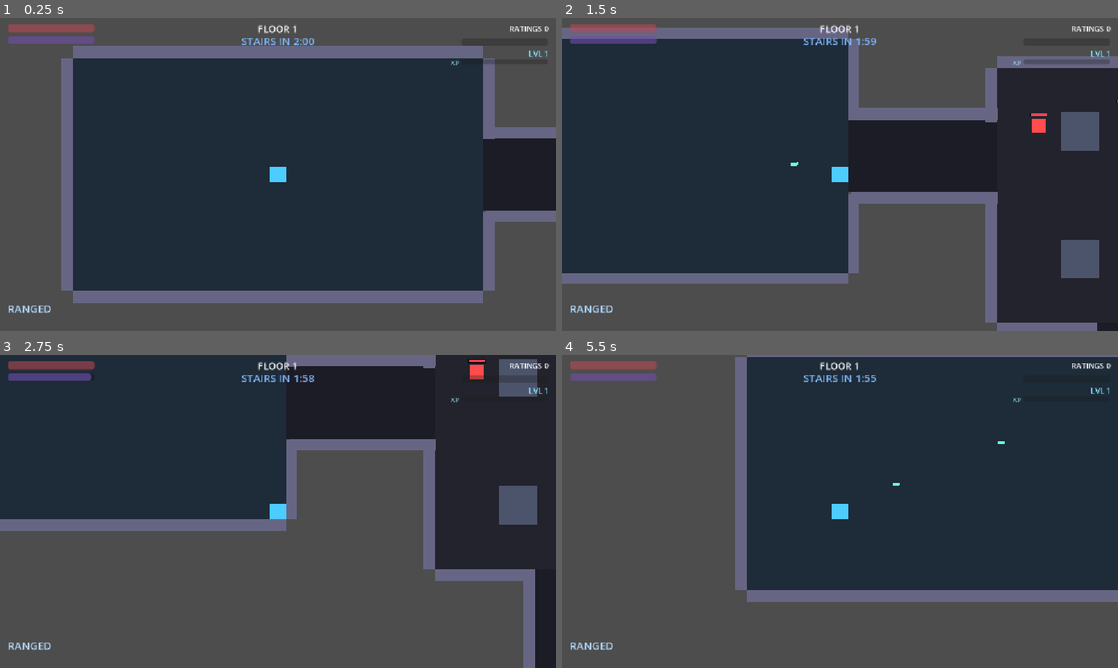
Above: before the commit, frames 1-4 (two rows, left to right).
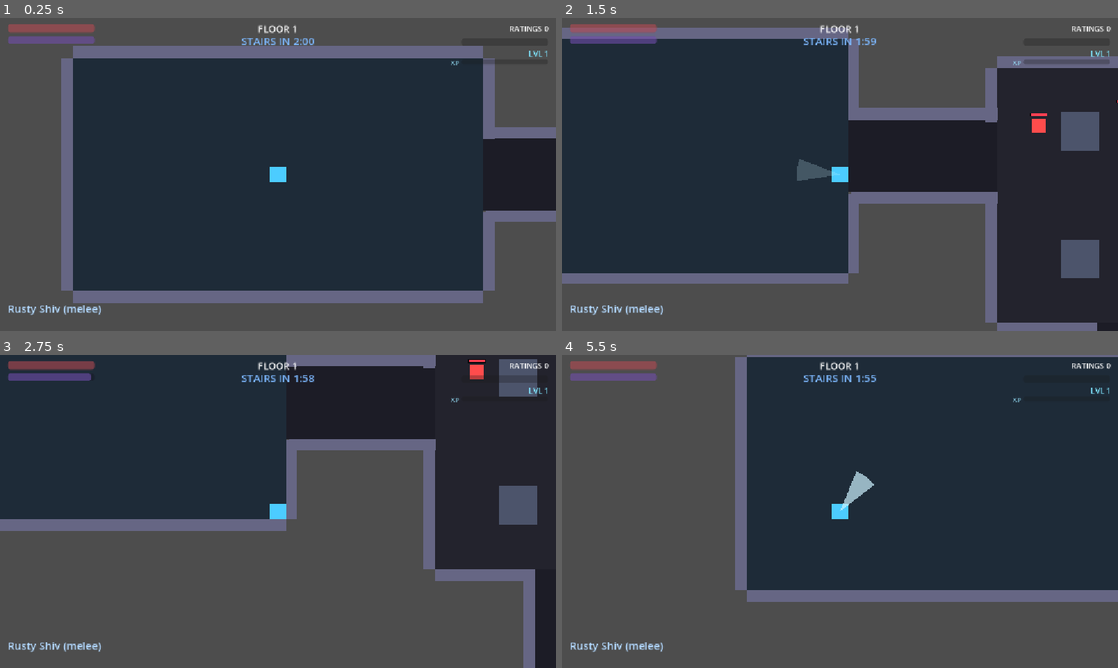
Above: after the commit, the same moments.

Repository: nderman/dungeon-grinder-cal
Game: Godot game, scene res://Floor.tscn
Same seed, same stepped clock (60 frames per second), same inputs: the game is played once before the commit and once after it.
Inputs (mouse positions are in pixels of both pictures, inside the frame that each line leads up to):
- Up to frame 1 (0.25 s): no input
- Up to frame 2 (1.5 s): tap Enter (ui_accept) at 0.5, 0.77, 1.07 s; move the mouse to (962, 158) at 0.52 s; hold D (move_right) 0.53-1.28 s; hold Space (dash) 0.53-1.28 s; click (962, 158) at 0.8 s; move the mouse to (728, 190) at 1.27 s; hold S (move_down) from 1.28 s (still down); click (728, 190) at 1.35 s
- Up to frame 3 (2.75 s): tap Enter (ui_accept) at 1.52, 1.82 s; tap E (interact) at 1.55 s; move the mouse to (333, 442) at 2.02 s; release S (move_down) at 2.03 s; hold D (move_right) from 2.03 s (still down); hold E (interact) from 2.03 s (still down); tap Q (nano) at 2.3 s
- Up to frame 4 (5.5 s): tap Enter (ui_accept) at 2.75, 3.02, 3.32, 3.77, 3.8, 4.07, 4.35, 4.52, 4.82 s; move the mouse to (812, 574) at 2.77 s; release D (move_right) at 2.78 s; release E (interact) at 2.78 s; hold W (move_up) 2.78-3.53 s; tap Q (nano) at 2.85 s; right-click (812, 574) at 3.05 s; move the mouse to (1006, 558) at 3.52 s; hold Right mouse button (swap_weapon) 3.53-4.28 s; hold A (move_left) 3.53-5.03 s; move the mouse to (673, 464) at 4.27 s; tap Space (dash) at 4.55 s; move the mouse to (867, 511) at 5.02 s; press the mouse at (867, 511) at 5.03 s; hold S (move_down) from 5.03 s (still down); tap Down (aim_down) at 5.1 s

The runs differ from the first frame. In frame 1, 0.2% of the frame differs, in the area x 2-19%, y 91-95%; in frame 2, 0.5%; in frame 3, 0.2%; in frame 4, 0.5%, in the area x 2-80%, y 27-95%.

Commit message:
Loot Phase 2: weapons as items drive the attack; weapon-gated start
- The equipped Weapon-slot item now drives the primary attack via its `weapon` block
  (type melee/ranged, damage, cooldown, range/arc/knockback, spread). No weapon → Fists.
  STR scales melee, INT scales ranged, DEX tightens the weapon's spread.
- Removed the right-click melee/ranged toggle — your weapon's type IS your mode. Swap
  to ranged by equipping a ranged weapon.
- Weapon-gated start: begin with only a basic Rusty Shiv (melee). Glitch Pistol /
  Scrap SMG / Rail Spike / Cleaver / Pipe Wrench / Golden Toaster drop as loot.
- HUD shows the equipped weapon (name + type) instead of the old mode label.

This also fixes early melee-boss kiting (no ranged until you find one). Validated:
weapon resolution, fists fallback, starting weapon, equip-to-ranged swap.

Co-Authored-By: Claude Opus 4.7 (1M context) <noreply@anthropic.com>

Diff:
--- a/game-client/data/LootData.gd
+++ b/game-client/data/LootData.gd
@@ -25,7 +25,6 @@
 	"mana_battery":        {"name": "Mana Battery",                 "tags": ["INT"],        "min_tier": 0, "kind": "consumable"},
 	"scrap_helm":          {"name": "Scrap Helm",                   "tags": ["CON"],        "min_tier": 0, "slot": "Head"},
 	"grip_gloves":         {"name": "Grip Gloves",                  "tags": ["STR"],        "min_tier": 0, "slot": "Hands"},
-	"rusty_shiv":          {"name": "Rusty Shiv",                   "tags": ["STR"],        "min_tier": 0, "slot": "Weapon"},
 	"spiked_pauldrons":    {"name": "Spiked Pauldrons",             "tags": ["STR"],        "min_tier": 0, "slot": "Chest"},
 	"hype_stim":           {"name": "Hype Stim",                    "tags": ["CHA"],        "min_tier": 0, "slot": "Ring"},
 	"lead_lined_vest":     {"name": "Lead-Lined Vest",              "tags": ["CON"],        "min_tier": 1, "slot": "Chest"},
@@ -34,8 +33,21 @@
 	"static_coil":         {"name": "Static Coil",                  "tags": ["INT"],        "min_tier": 2, "slot": "Ring"},
 	"hazard_boots":        {"name": "Hazard Boots",                 "tags": ["CON", "DEX"], "min_tier": 2, "slot": "Legs"},
 	"gravity_gauntlet":    {"name": "Gravity Gauntlet",             "tags": ["INT"],        "min_tier": 3, "slot": "Hands"},
-	"golden_toaster":      {"name": "God-Emperor's Golden Toaster", "tags": ["INT", "STR"], "min_tier": 4, "slot": "Weapon"},
+	# --- Weapons (the equipped Weapon-slot item drives the attack via its `weapon` block) ---
+	"rusty_shiv":     {"name": "Rusty Shiv",     "tags": ["STR"], "min_tier": 0, "slot": "Weapon", "weapon": {"type": "melee",  "damage": 0.7, "cooldown": 0.40, "range": 90.0, "arc": 120.0, "knock": 40.0}},
+	"pipe_wrench":    {"name": "Pipe Wrench",    "tags": ["STR"], "min_tier": 1, "slot": "Weapon", "weapon": {"type": "melee",  "damage": 1.1, "cooldown": 0.52, "range": 104.0, "arc": 120.0, "knock": 64.0}},
+	"cleaver":        {"name": "Bone Cleaver",   "tags": ["STR"], "min_tier": 2, "slot": "Weapon", "weapon": {"type": "melee",  "damage": 1.7, "cooldown": 0.70, "range": 98.0, "arc": 110.0, "knock": 55.0}},
+	"glitch_pistol":  {"name": "Glitch Pistol",  "tags": ["INT"], "min_tier": 1, "slot": "Weapon", "weapon": {"type": "ranged", "damage": 0.6, "cooldown": 0.28, "spread": 6.0}},
+	"scrap_smg":      {"name": "Scrap SMG",      "tags": ["DEX"], "min_tier": 2, "slot": "Weapon", "weapon": {"type": "ranged", "damage": 0.35, "cooldown": 0.12, "spread": 16.0}},
+	"rail_spike":     {"name": "Rail Spike",     "tags": ["DEX"], "min_tier": 3, "slot": "Weapon", "weapon": {"type": "ranged", "damage": 1.8, "cooldown": 0.85, "spread": 2.0}},
+	"golden_toaster": {"name": "God-Emperor's Golden Toaster", "tags": ["INT", "STR"], "min_tier": 4, "slot": "Weapon", "weapon": {"type": "melee", "damage": 2.6, "cooldown": 0.6, "range": 112.0, "arc": 130.0, "knock": 80.0}},
 }
+
+# The attack you have with no weapon equipped (a weak melee jab). Also the template for `weapon`.
+const FISTS := {"type": "melee", "damage": 0.4, "cooldown": 0.45, "range": 80.0, "arc": 110.0, "knock": 25.0}
+
+func weapon_stats(base: String) -> Dictionary:
+	return ITEMS.get(base, {}).get("weapon", FISTS)
 
 func tier_name(t: int) -> String:
 	return TIER_NAMES[clampi(t, 0, TIER_NAMES.size() - 1)]
@@ -125,10 +137,14 @@
 func instance_name(inst: Dictionary) -> String:
 	return item_name(inst.get("base", ""))
 
-# "+4 STR, +2 INT"
+# "melee 1.7 dmg · +4 STR, +2 INT"  (weapon line first if it's a weapon)
 func instance_desc(inst: Dictionary) -> String:
 	var parts: PackedStringArray = []
+	var base := String(inst.get("base", ""))
+	if ITEMS.get(base, {}).has("weapon"):
+		var w: Dictionary = ITEMS[base]["weapon"]
+		parts.append("%s %.1f dmg" % [w["type"], w["damage"]])
 	var b := instance_bonus(inst)
 	for s in b:
 		parts.append("+%d %s" % [int(b[s]), s])
-	return ", ".join(parts)
+	return " · ".join(parts)
--- a/game-client/entities/player/Player.gd
+++ b/game-client/entities/player/Player.gd
@@ -22,33 +22,20 @@
 var _alive: bool = true   # cleared on death so in-flight coroutines (melee sweep) bail
 var aim_dir: Vector2 = Vector2.RIGHT
 
-# Primary fire: a Glitch Bolt projectile (the universal starter spell).
+# Combat is driven by the EQUIPPED WEAPON (GameManager.equipped["Weapon"] → LootData.weapon_stats).
+# Its `type` (melee/ranged) decides the primary attack; damage/cooldown/range/arc/spread come from
+# the weapon. No weapon → FISTS. STR scales melee, INT scales ranged, DEX tightens spread + i-frames.
 const BOLT_SCENE := preload("res://entities/projectiles/GlitchBolt.tscn")
-@export var fire_cooldown: float = 0.25
 var _can_fire: bool = true
-
-# Melee (STR): a short, strong close-range swing — you must close the gap to use it.
-# Both the damage and the knockback shove scale with STR.
-@export var melee_cooldown: float = 0.5
-const MELEE_RANGE := 96.0
-const MELEE_ARC_DEG := 120.0
-const MELEE_BASE_DMG := 0.5         # hearts, before STR scaling
-const MELEE_DMG_PER_STR := 0.1      # STR 10 → ×2.0 = 1.0 heart
-const MELEE_KNOCK_BASE := 48.0      # px shove on hit
-const MELEE_KNOCK_PER_STR := 4.0    # STR 10 → +40px
 var _can_melee: bool = true
+const MELEE_DMG_PER_STR := 0.1      # +10% melee damage per STR
+const MELEE_KNOCK_PER_STR := 4.0    # +4px knockback per STR
+const RANGED_DMG_PER_INT := 0.05    # +5% ranged damage per INT
+const SPREAD_PER_DEX := 0.9         # DEX tightens the weapon's base spread
+const DASH_IFRAME_PER_DEX := 0.01   # +0.1s i-frames at DEX 10
+const MELEE_SWEEP_TIME := 0.18      # melee hit-sample window (matches the MeleeSwing VFX)
 var _melee_fx: MeleeSwing            # reused sweep VFX, created on spawn
 var _inventory_panel: InventoryPanel  # toggled with the inventory key
-
-# Weapon mode — the PRIMARY attack button performs whichever mode is active, so going
-# melee doesn't change which button you press. Right-click swaps modes.
-enum WeaponMode { RANGED, MELEE }
-var weapon_mode: WeaponMode = WeaponMode.RANGED
-
-# DEX: accuracy (bolt spread shrinks as DEX rises) + dash i-frames (extend with DEX).
-const MAX_SPREAD_DEG := 14.0
-const SPREAD_PER_DEX := 0.9         # DEX ≈ 16 → near-zero spread
-const DASH_IFRAME_PER_DEX := 0.01   # +0.1s i-frames at DEX 10
 
 func _ready() -> void:
 	add_to_group("player")
@@ -120,8 +107,6 @@
 func _unhandled_input(event: InputEvent) -> void:
 	if event.is_action_pressed("dash") and _can_dash:
 		_perform_dash()
-	elif event.is_action_pressed("swap_weapon"):
-		_swap_weapon()
 	elif event.is_action_pressed("use_item"):
 		GameManager.use_consumable()
 	elif event.is_action_pressed("inventory"):
@@ -129,23 +114,18 @@
 	elif event.is_action_pressed("nano"):
 		execute_nano_magic("glitch_bolt")
 
-# The primary attack button fires the ACTIVE weapon mode (each mode self-gates on its
-# own cooldown), so a melee build keeps the same button — it just swings instead of shoots.
+# The equipped weapon's type decides the attack — ranged weapons fire, melee weapons swing.
+func _current_weapon() -> Dictionary:
+	var w: Dictionary = GameManager.equipped.get("Weapon", {})
+	return LootData.weapon_stats(String(w["base"])) if not w.is_empty() else LootData.FISTS
+
 func _primary_attack() -> void:
-	if weapon_mode == WeaponMode.MELEE:
-		if _can_melee:
-			_melee_attack()
-	elif _can_fire:
-		_fire()
-
-func weapon_mode_name() -> String:
-	return "MELEE" if weapon_mode == WeaponMode.MELEE else "RANGED"
-
-func _swap_weapon() -> void:
-	weapon_mode = WeaponMode.RANGED if weapon_mode == WeaponMode.MELEE else WeaponMode.MELEE
-	var n := weapon_mode_name()
-	SignalBus.toast.emit("Weapon: " + n, global_position)
-	SignalBus.weapon_changed.emit(n)   # persistent HUD indicator
+	var w := _current_weapon()
+	if w["type"] == "ranged":
+		if _can_fire:
+			_fire(w)
+	elif _can_melee:
+		_melee_attack(w)
 
 func _perform_dash() -> void:
 	_is_dashing = true
@@ -177,45 +157,43 @@
 		SignalBus.spell_cast.emit(spell["name"], global_position)
 		_cast_effect(spell["effect_type"], scaled_damage)
 
-# Left-click: a FREE basic Glitch Bolt (a weapon, not a spell — no mana cost).
-func _fire() -> void:
+# Fire the equipped ranged weapon: damage scales with INT, spread = weapon base tightened by DEX.
+func _fire(w: Dictionary) -> void:
 	_can_fire = false
 	var int_stat := int(current_stats["INT"])
-	var dmg: float = NanoMagicLibrary.SPELLS["glitch_bolt"]["damage"] * (1.0 + int_stat * 0.05)
-	_spawn_projectile(dmg)
-	SignalBus.spell_cast.emit("Glitch Bolt", global_position)
-	await get_tree().create_timer(fire_cooldown).timeout
+	var dmg: float = float(w["damage"]) * (1.0 + int_stat * RANGED_DMG_PER_INT)
+	_spawn_projectile(dmg, float(w.get("spread", 6.0)))
+	SignalBus.spell_cast.emit("Shot", global_position)
+	await get_tree().create_timer(float(w["cooldown"])).timeout
 	_can_fire = true
 
-const MELEE_SWEEP_TIME := 0.18   # matches the MeleeSwing VFX duration
-
-# A STR-scaled melee swing (the primary attack while in MELEE mode) — a short arc in the aim
-# direction. The hit is sampled across the whole sweep (not just frame 0), so anything the blade
-# passes through — including enemies that step into the arc mid-swing — takes damage once. The arc
-# direction is locked at swing start to match the animation.
-func _melee_attack() -> void:
+# Swing the equipped melee weapon — a short arc in the aim direction. The hit is sampled across
+# the whole sweep (not just frame 0), so anything the blade passes through (incl. enemies stepping
+# into the arc mid-swing) takes damage once. Arc/damage/cooldown come from the weapon.
+func _melee_attack(w: Dictionary) -> void:
 	_can_melee = false
 	var swing_aim := aim_dir
-	_melee_fx.play(swing_aim, MELEE_RANGE, MELEE_ARC_DEG)   # the visible sweep
+	_melee_fx.play(swing_aim, float(w["range"]), float(w["arc"]))   # the visible sweep
 	SignalBus.spell_cast.emit("Melee", global_position)
 	var already: Array = []   # enemies hit this swing (don't double-hit)
 	var elapsed := 0.0
 	while elapsed < MELEE_SWEEP_TIME:
 		if not _alive or not is_inside_tree():
 			return   # player died / floor changed mid-swing — stop touching the world
-		_melee_tick(swing_aim, already)
+		_melee_tick(w, swing_aim, already)
 		elapsed += get_physics_process_delta_time()
 		await get_tree().physics_frame
 	if not is_inside_tree():
 		return
-	await get_tree().create_timer(maxf(0.0, melee_cooldown - MELEE_SWEEP_TIME)).timeout
+	await get_tree().create_timer(maxf(0.0, float(w["cooldown"]) - MELEE_SWEEP_TIME)).timeout
 	_can_melee = true
 
-func _melee_tick(swing_aim: Vector2, already: Array) -> void:
+func _melee_tick(w: Dictionary, swing_aim: Vector2, already: Array) -> void:
 	var str_stat := int(current_stats["STR"])
-	var dmg := MELEE_BASE_DMG * (1.0 + str_stat * MELEE_DMG_PER_STR)
-	var knock := MELEE_KNOCK_BASE + str_stat * MELEE_KNOCK_PER_STR
-	var cos_half := cos(deg_to_rad(MELEE_ARC_DEG * 0.5))
+	var dmg := float(w["damage"]) * (1.0 + str_stat * MELEE_DMG_PER_STR)
+	var knock := float(w["knock"]) + str_stat * MELEE_KNOCK_PER_STR
+	var melee_range := float(w["range"])
+	var cos_half := cos(deg_to_rad(float(w["arc"]) * 0.5))
 	for e in get_tree().get_nodes_in_group("enemies"):
 		if not (e is CharacterBody2D) or e in already:
 			continue
@@ -224,7 +202,7 @@
 		if dist <= 0.0:
 			continue
 		# Reach the enemy's body edge, not just its centre (graphic == hit zone).
-		if dist - _enemy_radius(e) > MELEE_RANGE:
+		if dist - _enemy_radius(e) > melee_range:
 			continue
 		if swing_aim.dot(to_e / dist) < cos_half:
 			continue   # outside the swing arc
@@ -261,18 +239,18 @@
 func _cast_effect(effect_type: String, damage: float) -> void:
 	match effect_type:
 		"projectile":
-			_spawn_projectile(damage)
+			_spawn_projectile(damage, 6.0)
 		_:
 			pass  # TODO: chain_lightning / beam / aoe_pull effects
 
-func _spawn_projectile(damage: float) -> void:
+func _spawn_projectile(damage: float, base_spread: float) -> void:
 	var bolt := BOLT_SCENE.instantiate()
 	get_tree().current_scene.add_child(bolt)
 	bolt.global_position = weapon_anchor.global_position
-	bolt.setup(_spread_dir(), damage)
-
-# DEX → accuracy: low DEX scatters shots within a cone; high DEX fires near-true.
-func _spread_dir() -> Vector2:
+	bolt.setup(_spread_dir(base_spread), damage)
+
+# DEX → accuracy: the weapon's base spread cone tightens as DEX rises; high DEX fires near-true.
+func _spread_dir(base_spread: float) -> Vector2:
 	var dex := int(current_stats["DEX"])
-	var half := deg_to_rad(maxf(0.0, MAX_SPREAD_DEG - dex * SPREAD_PER_DEX))
+	var half := deg_to_rad(maxf(0.0, base_spread - dex * SPREAD_PER_DEX))
 	return aim_dir.rotated(randf_range(-half, half))
--- a/game-client/scripts/autoloads/GameManager.gd
+++ b/game-client/scripts/autoloads/GameManager.gd
@@ -273,6 +273,10 @@
 	is_run_active = true
 	MetaManager.reset_run_cache()
 	current_run_stats = MetaManager.get_current_contestant_stats(current_race, current_class)
+	# Weapon-gated start: begin with a basic melee weapon only — no ranged, no spells. Find/equip
+	# ranged weapons (and learn spells) as you progress.
+	equipped["Weapon"] = {"kind": "gear", "base": "rusty_shiv", "slot": "Weapon", "rarity": 0, "affixes": []}
+	_recompute_bonuses()
 	SignalBus.run_started.emit()   # resets per-run achievement dedup
 	SignalBus.xp_changed.emit(xp, xp_to_next(level), level)
 
--- a/game-client/scripts/autoloads/SignalBus.gd
+++ b/game-client/scripts/autoloads/SignalBus.gd
@@ -30,7 +30,6 @@
 signal spell_cast(spell_name: String, location: Vector2)
 signal mana_updated(current: float, max: float)
 signal mana_depleted()
-signal weapon_changed(mode_name: String)   # RANGED ↔ MELEE swap, for the HUD
 
 # --- SAFE ROOM & TERMINAL ---
 signal box_opened(rarity: String)
--- a/game-client/ui/CombatHUD.gd
+++ b/game-client/ui/CombatHUD.gd
@@ -33,8 +33,8 @@
 	SignalBus.item_acquired.connect(_on_item)
 	SignalBus.xp_changed.connect(_on_xp)
 	SignalBus.leveled_up.connect(_on_levelup)
-	SignalBus.weapon_changed.connect(func(n): weapon_label.text = n)
 	GameManager.items_changed.connect(_refresh_quickbar)
+	GameManager.items_changed.connect(_refresh_weapon)
 	GameManager.loot_boxes_changed.connect(_on_boxes)
 	GameManager.floor_clock.connect(_on_clock)
 	GameManager.floor_changed.connect(func(f): floor_label.text = "FLOOR %d" % f)
@@ -43,9 +43,18 @@
 	_on_hype(GameManager.hype_meter)
 	_on_xp(GameManager.xp, GameManager.xp_to_next(GameManager.level), GameManager.level)
 	_refresh_quickbar()
+	_refresh_weapon()
 	_on_boxes(GameManager.earned_loot_boxes.size())
 	ticker.modulate.a = 0.0
 	_bind_player.call_deferred()
+
+# Show the equipped weapon's name + type (e.g. "Rusty Shiv (melee)").
+func _refresh_weapon() -> void:
+	var w: Dictionary = GameManager.equipped.get("Weapon", {})
+	if w.is_empty():
+		weapon_label.text = "Fists (melee)"
+	else:
+		weapon_label.text = "%s (%s)" % [LootData.item_name(w["base"]), LootData.weapon_stats(w["base"])["type"]]
 
 # Persistent reminder of loot boxes waiting to be opened at the next Safe Room.
 # Stairs-open countdown, then the collapse countdown once stairs are open.
@@ -90,8 +99,7 @@
 		get_tree().create_timer(0.1).timeout.connect(_bind_player)   # spawn race — retry
 		return
 	_bound = true
-	if p.has_method("weapon_mode_name"):
-		weapon_label.text = p.weapon_mode_name()   # seed from the player's actual mode
+	_refresh_weapon()   # seed the equipped-weapon label
 	var hc := p.get_node_or_null("HealthComponent")
 	if hc:
 		hc.health_changed.connect(_on_health)
Not shown, changed: docs/GDD.md
